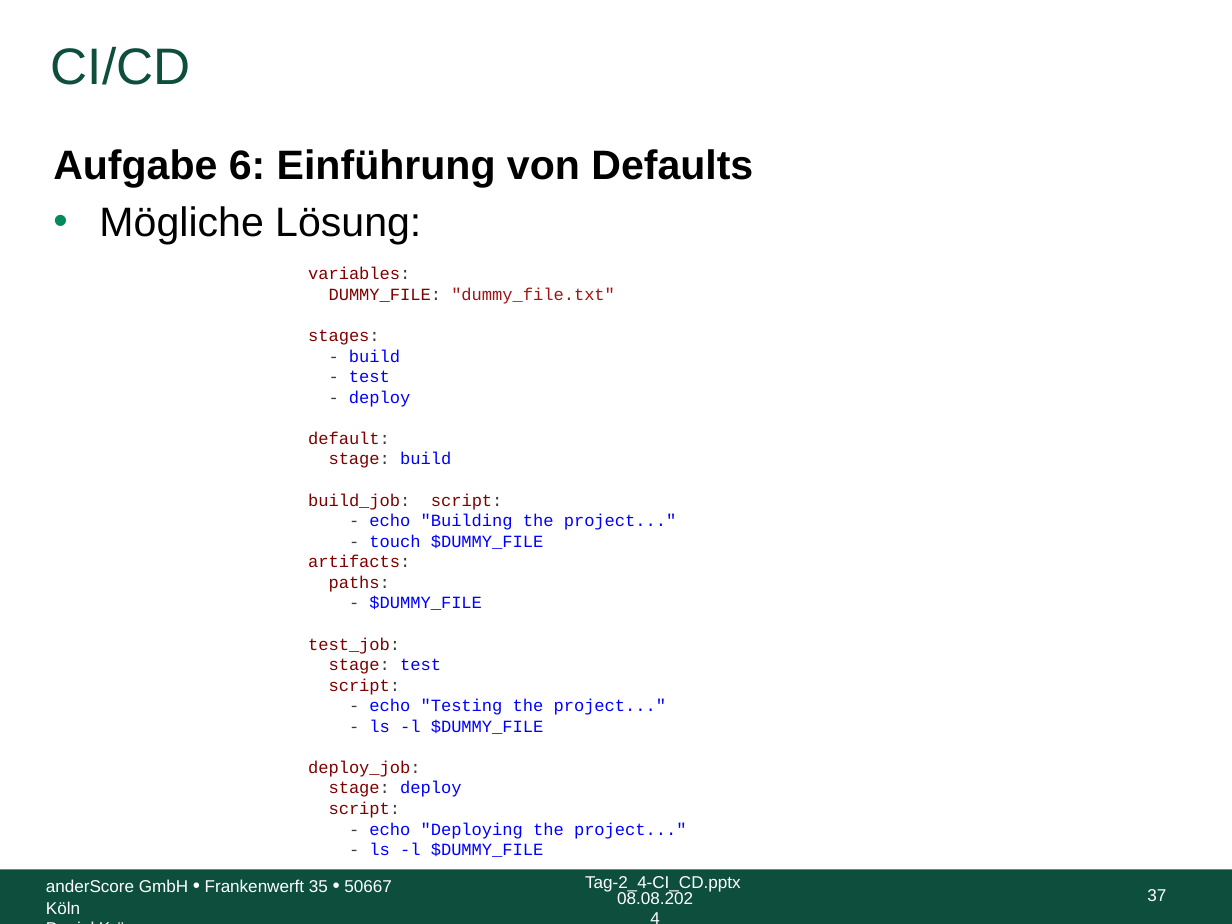
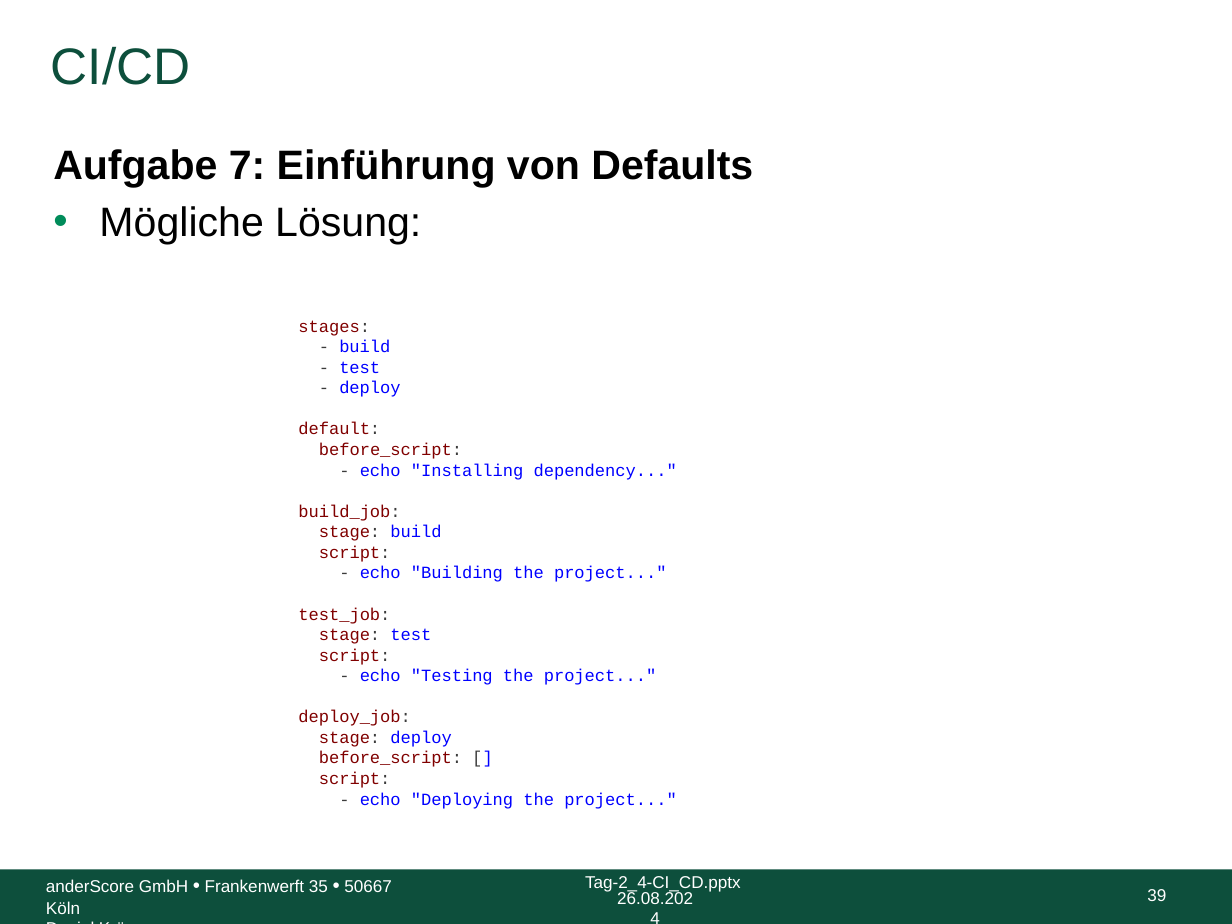
Before and after one commit to anderscore-gmbh/gitlab, a slide deck: slide 39 of slides/Tag-2_4-CI_CD.pptx (slide 37 before the commit). Drawn at 1232x924 pixels with LibreOffice and Linux fonts; fonts in the diff are those of the drawing; background and template pictures are left out. Boxes give left, top, right and bottom in pixels: in the first picture for what was removed or moved away, otherwise in the second. Text is boxed around its words. In the diff, an @@ line names an element or a change of style, - is before the commit and + after.

Commit message:
Überarbeitung GitlabCI-Aufgaben

```diff
--- a/slides/Tag-2_4-CI_CD.pptx
+++ b/slides/Tag-2_4-CI_CD.pptx
@@ text at [53,149,753,187]: text changed @@
-Aufgabe 6: Einführung von Defaults
+Aufgabe 7: Einführung von Defaults
@@ text at [308,267,615,304]: paragraphs removed @@
-variables:
-DUMMY_FILE: "dummy_file.txt"
@@ text "stages:": place and size @@
-text "stages:" at [308,267,687,857]
+text "stages:" at [298,320,677,809]
@@ text at [298,442,677,521]: paragraphs added @@
+before_script:
+- echo "Installing dependency..."
+build_job:
@@ text at [308,534,544,610]: paragraphs removed @@
-- touch $DUMMY_FILE
-artifacts:
-paths:
-- $DUMMY_FILE
@@ text at [319,545,391,562]: text changed @@
-build_job: script:
+script:
@@ text at [369,719,544,734]: paragraph removed @@
-- ls -l $DUMMY_FILE
@@ text at [319,751,462,767]: paragraph added @@
+before_script: []
@@ text at [369,842,544,857]: paragraph removed @@
-- ls -l $DUMMY_FILE
@@ text at [617,890,693,904]: text changed @@
-08.08.2024
+26.08.2024
@@ page number at [1147,889,1166,901]: text changed @@
-37
+39
```
Also in this commit, not shown: 46 other slides changed.
